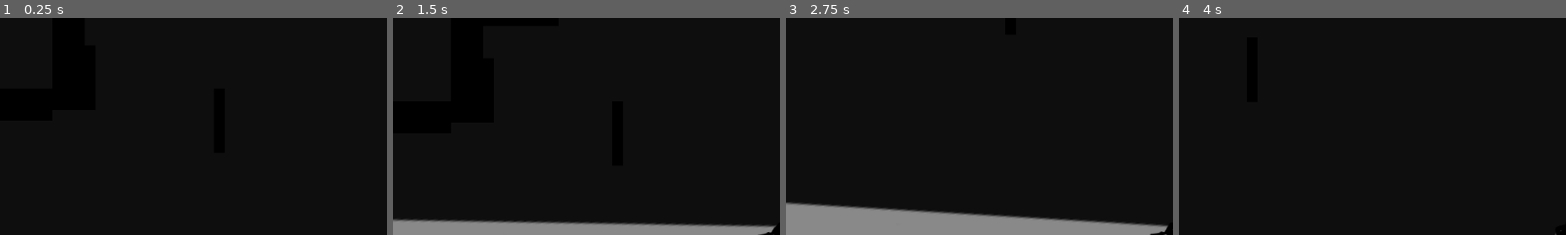
Above: before the commit, frames 1-4 (left to right).
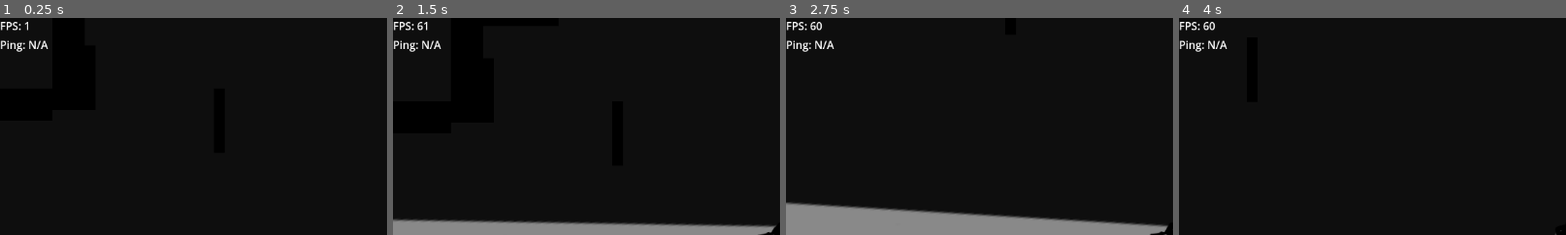
Above: after the commit, the same moments.

Repository: OskarSan/topdownshooter
Game: Godot game, scene res://scenes/world.tscn
Same seed, same stepped clock (60 frames per second), same inputs: the game is played once before the commit and once after it.
Inputs (mouse positions are % of the whole screen's width and height, from its top left):
- Up to frame 1 (0.25 s): no input
- Up to frame 2 (1.5 s): tap Enter at 0.5 s; move the mouse to (72, 45) at 0.52 s; hold D (move_right) 0.53-1.25 s; click (72, 45) at 0.6 s; click "Host" at 1.25 s
- Up to frame 3 (2.75 s): tap Space at 2 s; move the mouse to (30, 55) at 2.02 s; hold S (move_down) from 2.03 s (still down); tap Ctrl (sneak) at 2.1 s
- Up to frame 4 (4 s): move the mouse to (60, 28) at 2.77 s; release S (move_down) at 2.78 s; hold D (move_right) 2.78-3.53 s; click (60, 28) at 2.85 s; tap Enter at 3.5 s; move the mouse to (45, 70) at 3.52 s; hold W (move_up) from 3.53 s (still down); tap Ctrl (sneak) at 3.6 s
The pictures show only the part of the screen within x 0-50%, y 0-50%; the shares and areas given below are measured in that part.

The runs differ from the first frame. In frame 1, 0.4% of the frame differs, in the area x 0-13%, y 1-16%; in frame 2, 0.5%; in frame 3, 0.5%; in frame 4, 0.5%.

Commit message:
pingpong

Diff:
--- /dev/null
+++ b/scenes/HUD.tscn
@@ -0,0 +1,21 @@
+[gd_scene load_steps=2 format=3 uid="uid://dflam11hphbi1"]
+
+[ext_resource type="Script" path="res://scripts/HUD.gd" id="1_13moy"]
+
+[node name="HUD" type="CanvasLayer"]
+script = ExtResource("1_13moy")
+
+[node name="FPSLabel" type="Label" parent="."]
+offset_right = 40.0
+offset_bottom = 23.0
+
+[node name="PingLabel" type="Label" parent="."]
+offset_top = 28.0
+offset_right = 40.0
+offset_bottom = 51.0
+
+[node name="DebugLabel" type="Label" parent="."]
+offset_left = -1.0
+offset_top = 55.0
+offset_right = 39.0
+offset_bottom = 78.0
--- a/scenes/world.tscn
+++ b/scenes/world.tscn
@@ -1,8 +1,9 @@
-[gd_scene load_steps=8 format=3 uid="uid://bwfycf0q72gv1"]
+[gd_scene load_steps=9 format=3 uid="uid://bwfycf0q72gv1"]
 
 [ext_resource type="Texture2D" uid="uid://c3726sx3kd6xt" path="res://assets/shooter/block.png" id="2_ktkov"]
 [ext_resource type="Texture2D" uid="uid://iyecxqnqul7p" path="res://assets/shooter/ground.png" id="3_kllb8"]
 [ext_resource type="PackedScene" uid="uid://ckovx5wcivf8l" path="res://scenes/multiplayer_test.tscn" id="4_f5sq3"]
+[ext_resource type="PackedScene" uid="uid://dflam11hphbi1" path="res://scenes/HUD.tscn" id="4_mon5b"]
 
 [sub_resource type="PhysicsMaterial" id="PhysicsMaterial_e2vqo"]
 
@@ -235,3 +236,5 @@
 
 [node name="MultiplayerTest" parent="." instance=ExtResource("4_f5sq3")]
 position = Vector2(568, 305)
+
+[node name="HUD" parent="." instance=ExtResource("4_mon5b")]
--- /dev/null
+++ b/scripts/HUD.gd
@@ -0,0 +1,29 @@
+extends CanvasLayer
+
+@onready var fps_label: Label = $FPSLabel
+@onready var ping_label: Label = $PingLabel
+@onready var debug_label: Label = $DebugLabel
+
+# Called when the node enters the scene tree for the first time.
+func _ready() -> void:
+	pass # Replace with function body.
+
+
+# Called every frame. 'delta' is the elapsed time since the previous frame.
+func _process(delta: float) -> void:
+	# update FPS
+	var fps = Performance.get_monitor(Performance.TIME_FPS)
+	fps_label.text = "FPS: %d" % fps
+
+	#update ping
+	if multiplayer.multiplayer_peer and multiplayer.multiplayer_peer is ENetMultiplayerPeer:
+		#var peer_id = multiplayer.get_unique_id()
+		if multiplayer.is_server():
+			ping_label.text = "Ping: host"
+		else:
+			# Clients get their ping to the server
+			var packetPeer = multiplayer.get_multiplayer_peer().get_peer(1)
+			#packetPeer = ENetPacketPeer, get_peer(1) gets the server maybe?
+			ping_label.text = "Ping: %s ms" % packetPeer.get_statistic(3)
+	else:
+		ping_label.text = "Ping: N/A"
--- a/scripts/player.gd
+++ b/scripts/player.gd
@@ -67,7 +67,8 @@
 
 
 
-
+func take_damage():
+	pass
 
 
 func shoot() -> void:
